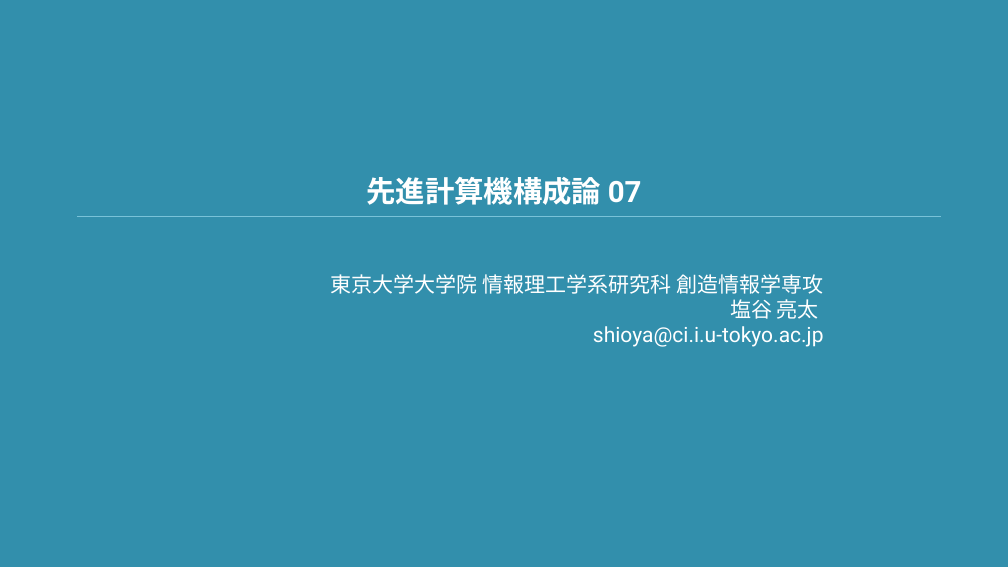
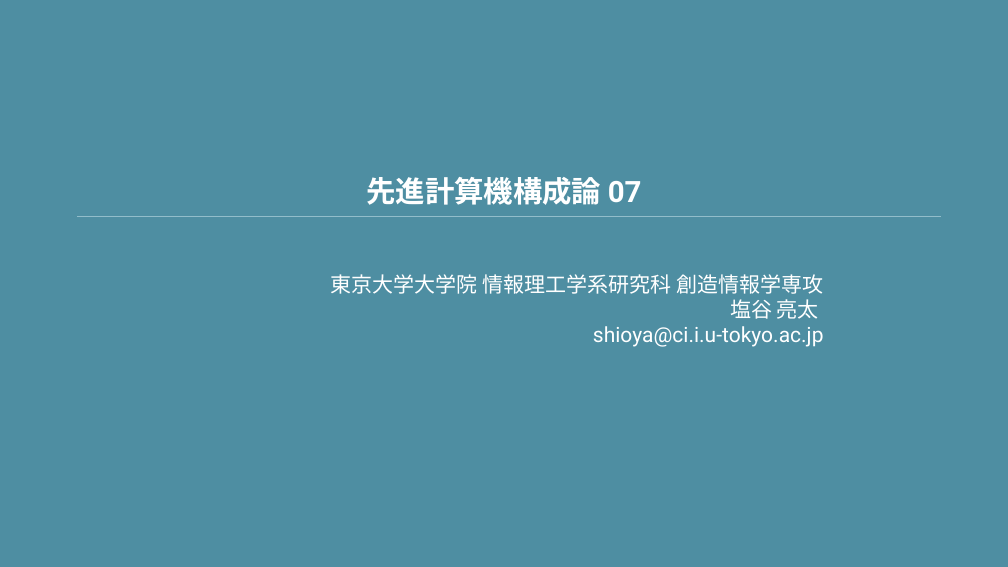
Before and after one commit to shioyadan/advanced-computer-organization, a slide deck: slide 1 of aco-shioya-07.pptx. Drawn at 1008x567 pixels with LibreOffice and Linux fonts; fonts in the diff are those of the drawing. Boxes give left, top, right and bottom in pixels: in the first picture for what was removed or moved away, otherwise in the second. Text is boxed around its words. In the diff, an @@ line names an element or a change of style, - is before the commit and + after.

```diff
--- a/aco-shioya-07.pptx
+++ b/aco-shioya-07.pptx
@@ rectangle at (0, 0, 1008, 567): fill #328FAC to #4E8EA2 @@
@@ line (77, 216) - (941, 216): stroke #79C2D8 0.75 pt to #92BDCA 0.75 pt @@
```
Also in this commit, not shown: 55 other slides changed, 31 slides added, 57 slides removed, 2 other files.
